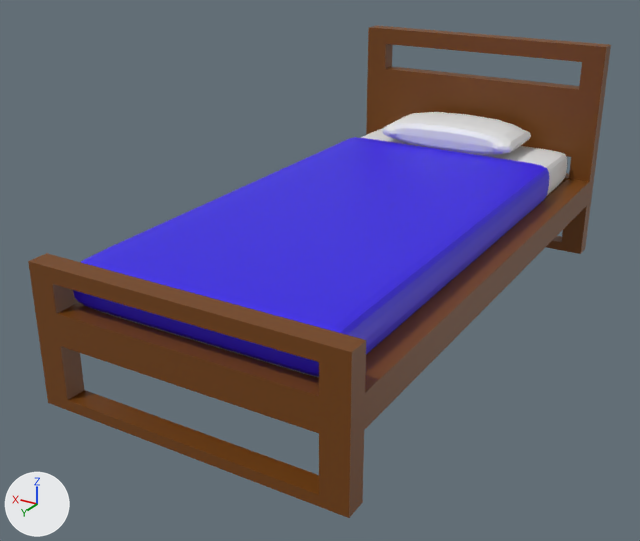
What one commit did to the FBX model Assets/Art/3DModels/Apartment/Bed.fbx.
Camera for both pictures: a camera (50 mm lens) standing at (-1.8, 3.42, 1.87) and looking at (0.12, 0.22, 0.27). The axes (+X, +Y, +Z) are drawn at lower left. The lights are the same throughout. The older version comes first. Where no turn or scale is listed for an object, it has been applied to the vertices.

Names of what the first picture shows: 'BedFrame', 'Sheet'.
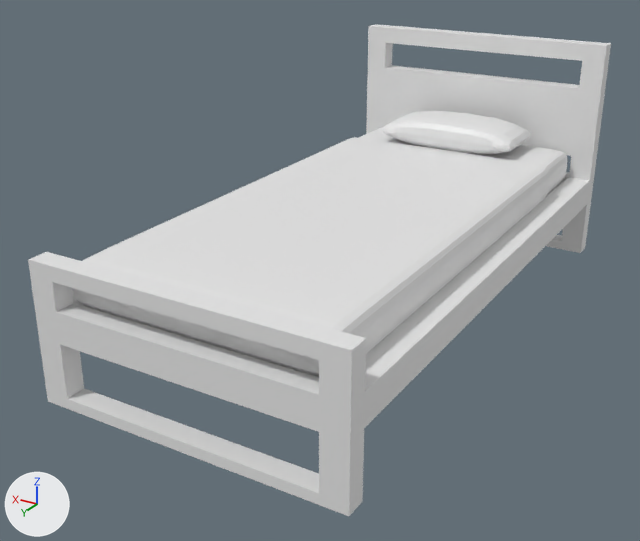
Diff of the bpy script that builds the scene:
```diff
--- a/Assets/Art/3DModels/Apartment/Bed.fbx.py
+++ b/Assets/Art/3DModels/Apartment/Bed.fbx.py
@@ me_cube_005 @@
 me_cube_005.from_pydata(...)  # 296 vertices, 274 faces; spans x -0.59..0.59, y -0.86..1.28, z -0.05..0.15
-me_cube_005.materials.append(mat_sheet)  # blue #3518e7
+me_cube_005.materials.append(mat_white)  # white #e7e7e7
@@ me_cube_001 @@
 me_cube_001.from_pydata(...)  # 814 vertices, 818 faces; spans x -0.68..0.68, y -1.37..1.37, z 0.0..1.14
 # used by ob_bedframe; location = (0.0, 0.0, 0.0)
+# me_cube_001 part 1: all 154 faces that had it switch from mat_madera (brown #744109) to mat_white (white #e7e7e7)
@@ ob_bedframe @@
 ob_bedframe = bpy.data.objects.new('BedFrame', me_cube_001)
-ob_bedframe.location = (0.0, 0.0, 0.0)
+ob_bedframe.location = (0.0, 0.0, 0.006)
```

Pixel boxes (x1, y1, x2, y2) of what changed, in the pictures (640 x 541 px):
'BedFrame', recoloured, moved (brown to white): before (28, 25, 611, 518); after (28, 24, 611, 516)
'Sheet', recoloured (blue to white): (73, 137, 549, 377) in both
